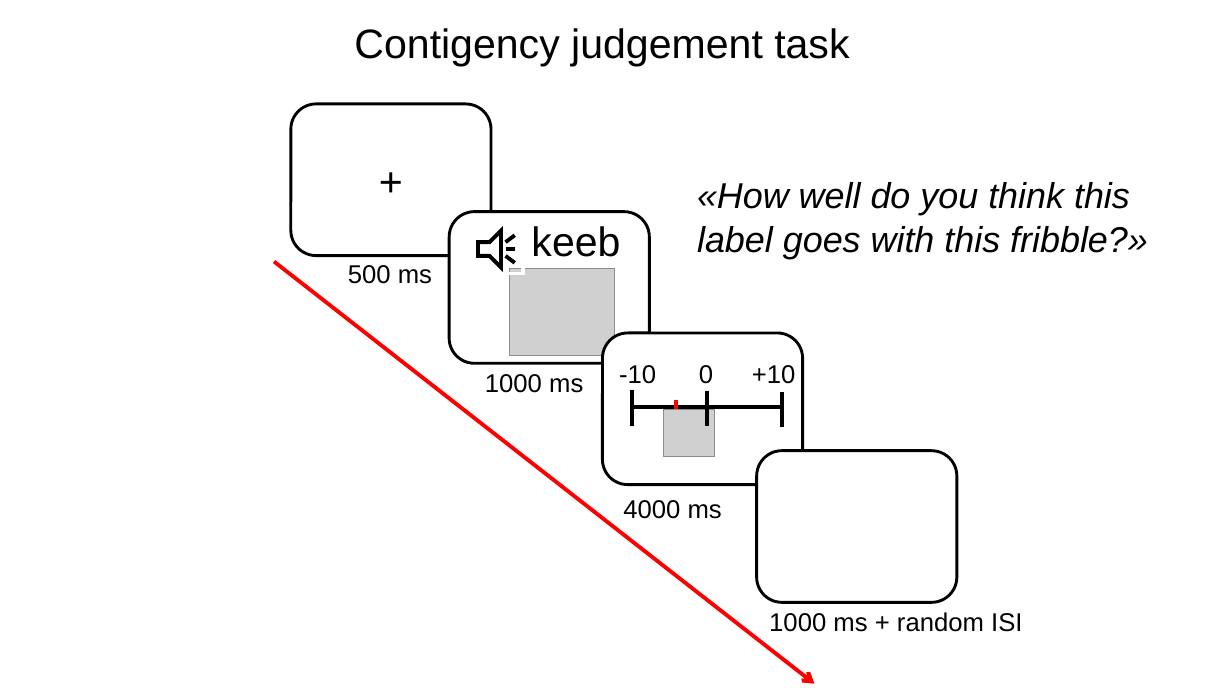
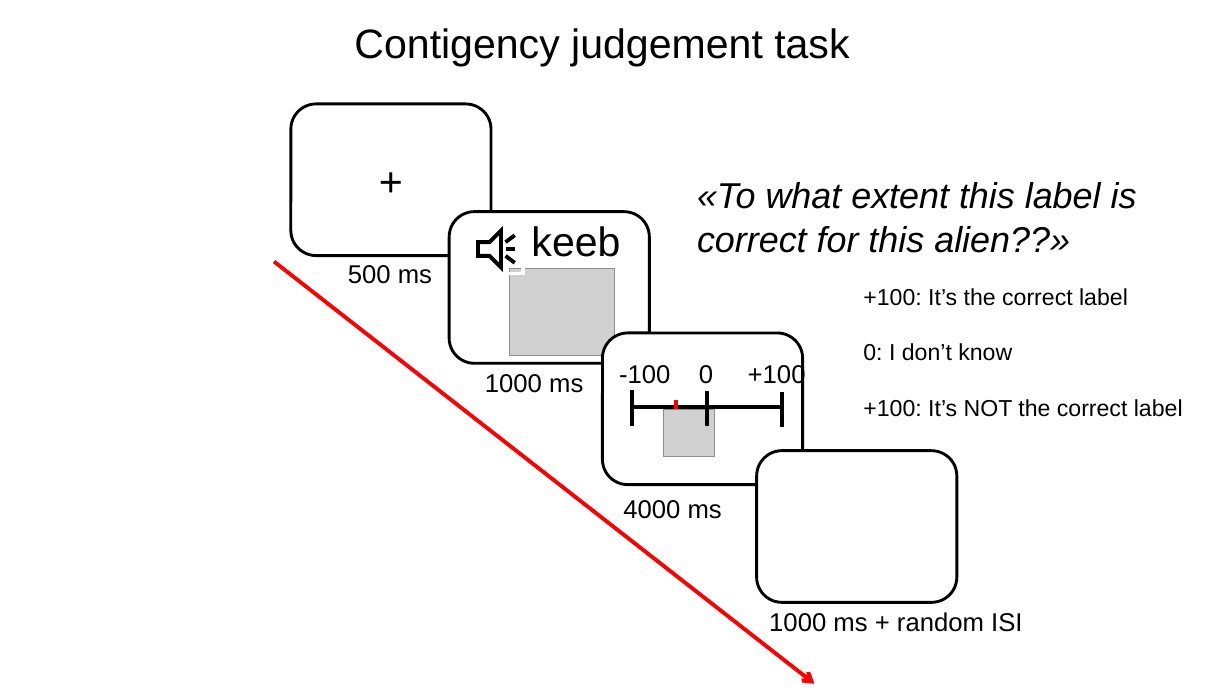
Before and after one commit to n400peanuts/leverhulmeNDL, a slide deck: slide 1 of exp1/script/testing/timelineTesting.pptx. Drawn at 1232x693 pixels with LibreOffice and Linux fonts; fonts in the diff are those of the drawing; grey boxes stand for pictures. Boxes give left, top, right and bottom in pixels: in the first picture for what was removed or moved away, otherwise in the second. Text is boxed around its words. In the diff, an @@ line names an element or a change of style, - is before the commit and + after.

```diff
--- a/exp1/script/testing/timelineTesting.pptx
+++ b/exp1/script/testing/timelineTesting.pptx
@@ text at bbox=[697, 182, 1137, 253]: text changed @@
-«How well do you think this label goes with this fribble?»
+«To what extent this label is correct for this alien??»
@@ text added at bbox=[863, 288, 1183, 417], 18 pt, text #000000 @@
++100: It’s the correct label
+0: I don’t know
++100: It’s NOT the correct label
@@ text at bbox=[619, 365, 670, 384]: text changed @@
--10
+-100
@@ text at bbox=[748, 362, 806, 389]: text changed @@
-+10
++100
```
Also in this commit, not shown: 1 other file.
